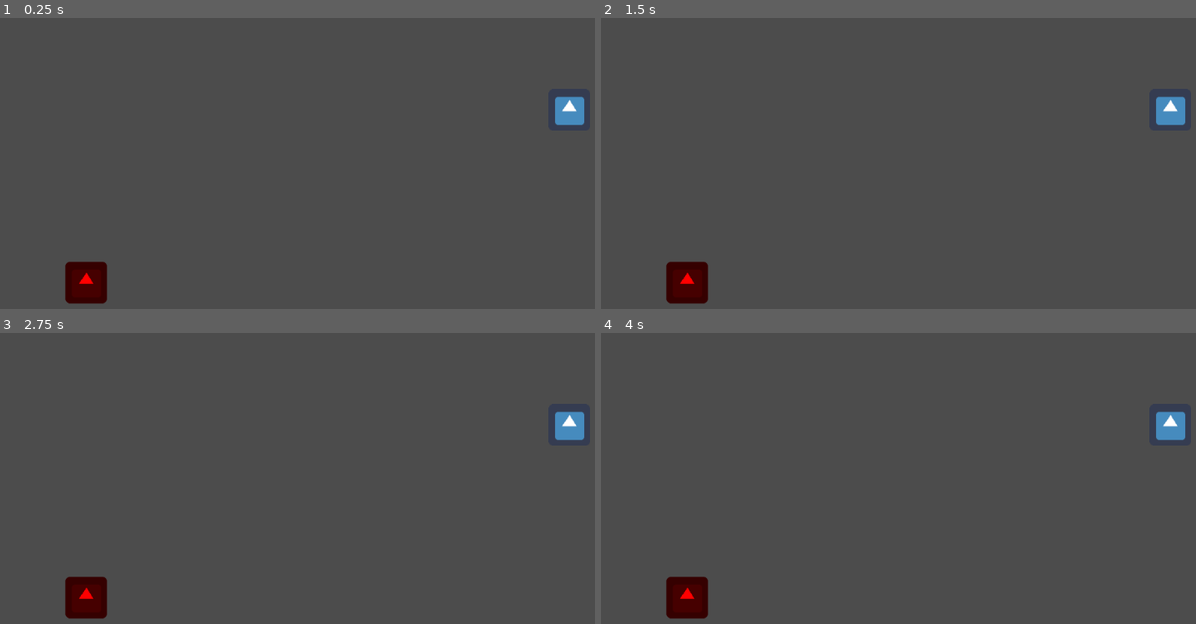
Above: before the commit, frames 1-4 (two rows, left to right).
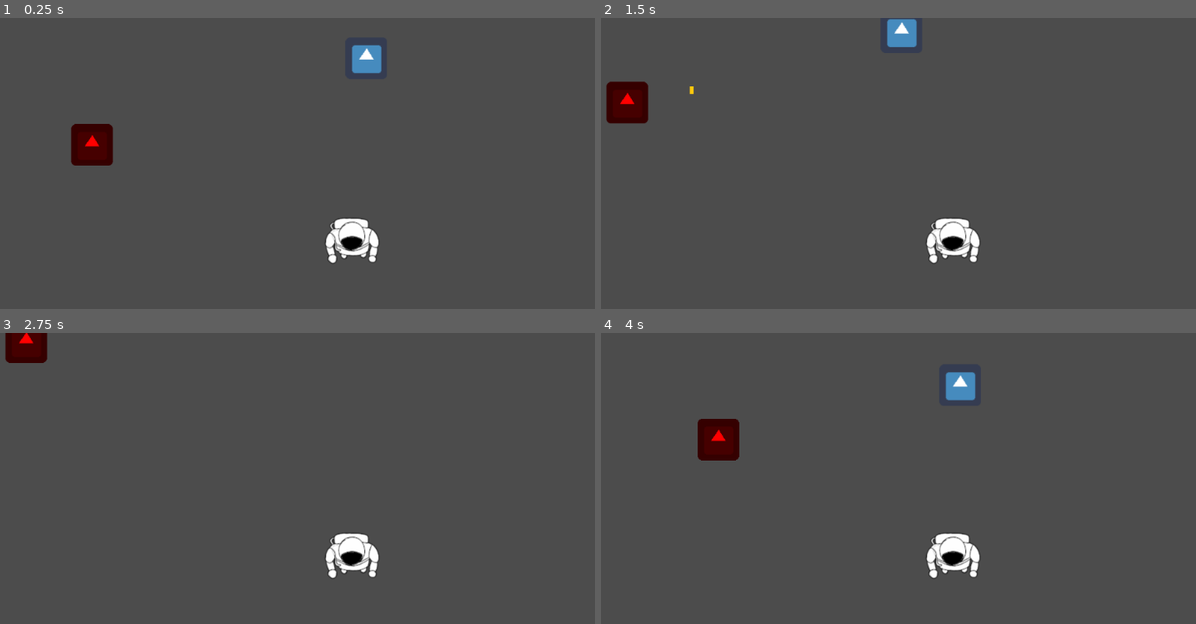
Above: after the commit, the same moments.

Repository: Tretjak/Projekt-vt21
Game: Godot game, scene res://Enemy/Level/Collision.tscn
Two runs of this game, one before a commit and one after it. Both use one fixed random seed, a clock stepped at 60 frames per second and the inputs below. The engine's default icon, where the game draws it, is replaced by a stand-in: a white triangle on a blue panel in a dark square.
Inputs (mouse positions are in pixels of both pictures, inside the frame that each line leads up to):
- Up to frame 1 (0.25 s): no input
- Up to frame 2 (1.5 s): tap Enter (ui_accept) at 0.5, 0.77 s; move the mouse to (1071, 192) at 0.52 s; hold Right (ui_right) 0.53-1.28 s; move the mouse to (791, 233) at 1.27 s; hold Down (ui_down) from 1.28 s (still down)
- Up to frame 3 (2.75 s): tap Enter (ui_accept) at 1.52 s; move the mouse to (386, 443) at 2.02 s; release Down (ui_down) at 2.03 s; hold Right (ui_right) from 2.03 s (still down)
- Up to frame 4 (4 s): tap Enter (ui_accept) at 2.75, 3.02, 3.77 s; move the mouse to (892, 606) at 2.77 s; release Right (ui_right) at 2.78 s; hold Up (ui_up) 2.78-3.53 s; move the mouse to (1124, 586) at 3.52 s; hold Left (ui_left) from 3.53 s (still down)

The runs differ from the first frame. In frame 1, 4.0% of the frame differs, in the area x 10-99%, y 9-99%; in frame 2, 4.0%, in the area x 0-99%, y 0-99%; in frame 3, 3.2%; in frame 4, 4.0%.

Commit message:
Wandering around

Diff:
--- a/Projekt vt21/Enemy/Enemy.gd
+++ b/Projekt vt21/Enemy/Enemy.gd
@@ -1,39 +1,37 @@
 extends KinematicBody2D
 
-const MOVE_SPEED = 15
+const MOVE_SPEED = 100
 
 onready var nav_2d: Navigation2D = get_node("../../Navigation2D")
 
+export (int) var speed = 50
 var goal = Vector2()
 var motion = Vector2()
 var path = []
 var state = 0
 var hunt = 0
+var velocity = Vector2()
 #0 = stop, 1 = right, 2 = left, 3 = up, 4 = down
 
 func _physics_process(delta):
 	if hunt == 1:
 		#_set_target(goal)
-		if Input.is_action_pressed('ui_right'):
-			goal = get_node("../../player").global_position - global_position
+		goal = get_node("../../player").global_position - global_position
 		move_and_slide(goal * MOVE_SPEED * delta)
 	elif hunt == 0:
-		if state ==0:
-			motion.x = 0
-			motion.y = 0
-		elif state == 1:
-			motion.x = 100
-			motion.y = 0
-		elif state == 2:
-			motion.x = -100
-			motion.y = 0
-		elif state == 3:
-			motion.x = 0
-			motion.y = -100
-		elif state == 4:
-			motion.x = 0
-			motion.y = 100
-
+		if state == 0:
+			velocity.x = 0
+			velocity.y = 0
+		if state == 1:
+			velocity.x += 1
+		if state == 2:
+			velocity.x -= 1
+		if state == 3:
+			velocity.y += 1
+		if state == 4:
+			velocity.y -= 1
+		velocity = velocity.normalized() * speed
+		move_and_slide(velocity)
 
 
 func _on_Timer_timeout():
--- a/Projekt vt21/Enemy/Level/Collision.tscn
+++ b/Projekt vt21/Enemy/Level/Collision.tscn
@@ -1,15 +1,22 @@
-[gd_scene load_steps=4 format=2]
+[gd_scene load_steps=7 format=2]
 
 [ext_resource path="res://Enemy/Enemy.tscn" type="PackedScene" id=1]
 [ext_resource path="res://Assets/icon.png" type="Texture" id=2]
+[ext_resource path="res://Player.tscn" type="PackedScene" id=3]
 
 [sub_resource type="RectangleShape2D" id=1]
 extents = Vector2( 32.5355, 31.7237 )
 
+[sub_resource type="RectangleShape2D" id=2]
+extents = Vector2( 8.57837, 311.124 )
+
+[sub_resource type="RectangleShape2D" id=3]
+extents = Vector2( 515.006, 10 )
+
 [node name="Collision" type="Node2D"]
 
 [node name="Enemy" parent="." instance=ExtResource( 1 )]
-position = Vector2( 149.038, 406.736 )
+position = Vector2( 469.676, 274.885 )
 
 [node name="Node2D" type="Node2D" parent="."]
 
@@ -24,3 +31,42 @@
 
 [node name="CollisionShape2D" type="CollisionShape2D" parent="player"]
 shape = SubResource( 1 )
+
+[node name="Player2" parent="." instance=ExtResource( 3 )]
+position = Vector2( 823.657, 379.595 )
+
+[node name="StaticBody2D" type="StaticBody2D" parent="."]
+position = Vector2( 6.10352e-05, 299.661 )
+__meta__ = {
+"_edit_group_": true
+}
+
+[node name="CollisionShape2D" type="CollisionShape2D" parent="StaticBody2D"]
+shape = SubResource( 2 )
+
+[node name="StaticBody2D2" type="StaticBody2D" parent="."]
+position = Vector2( 1023.34, 298.163 )
+__meta__ = {
+"_edit_group_": true
+}
+
+[node name="CollisionShape2D" type="CollisionShape2D" parent="StaticBody2D2"]
+shape = SubResource( 2 )
+
+[node name="StaticBody2D3" type="StaticBody2D" parent="."]
+position = Vector2( 506.428, -2.99661 )
+__meta__ = {
+"_edit_group_": true
+}
+
+[node name="CollisionShape2D" type="CollisionShape2D" parent="StaticBody2D3"]
+shape = SubResource( 3 )
+
+[node name="StaticBody2D4" type="StaticBody2D" parent="."]
+position = Vector2( 513.919, 599.323 )
+__meta__ = {
+"_edit_group_": true
+}
+
+[node name="CollisionShape2D" type="CollisionShape2D" parent="StaticBody2D4"]
+shape = SubResource( 3 )
